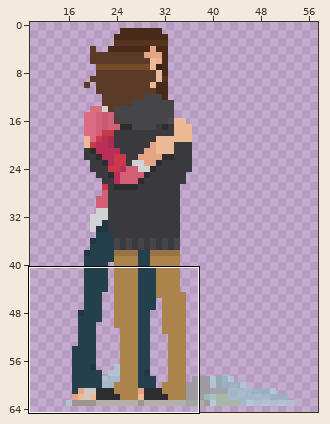
Two versions of one sprite sheet, Nat's stuff/MomHugStill.png. Above, an overview of the earlier version with the close-up marked.
Close-up. Before the commit:
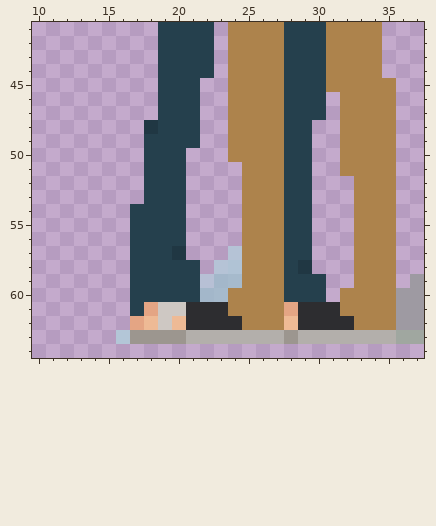
The file is 65x65 pixels. Colours within 5 levels of each other are drawn and written as one. Shown: x 10..37, y 41..64. The wide view leaves out empty margins.
New version:
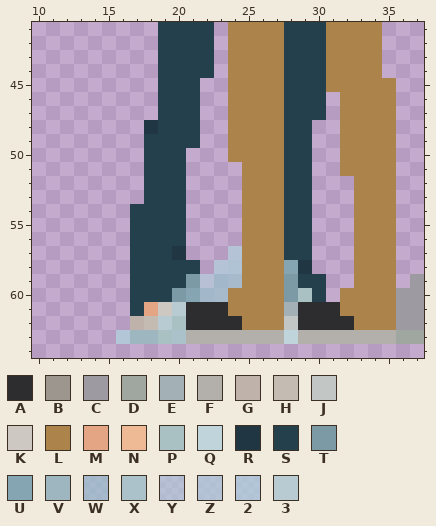
Palette (. is transparent): A #2d2d30  B #9c968f  C #9e9aa2  D #a0a7a0  E #a3b1b6  F #b3afab  G #bfb2aa  H #c4bcb2  J #c2c7c5  K #cec8c3  L #ad834c  M #e4a584  N #eeba95  P #aac1c4  Q #bfd4db  R #203743  S #25404d  T #7c99a6  U #86a5b3  V #9eb6c0  W #9ebecccc  X #abc2cb  Y #afcddaa1  Z #afcddab9  2 #afcddacc  3 #b8cbd3
What changed:
The edit turns colour K into colour 3 in row 61 at x 20; in row 62 at x 19.
The edit turns colour M into colour E in row 61 at x 28.
The edit turns colour M into colour G in row 62 at x 17.
The edit turns colour N into colour H in row 62 at x 18.
The edit turns colour N into colour J in row 62 at x 28.
The edit turns colour B into colour P in row 63 at x 19.
The edit turns colour N into colour P in row 62 at x 20.
The edit turns colour S into colour P in row 60 at x 29.
The edit turns colour B into colour Q in row 63 at x 28.
The edit turns colour S into colour T in row 59 at x 21 and 28; in row 60 at x 20 and 28.
The edit turns colour S into colour U in row 58 at x 28; in row 60 at x 21.
The edit turns colour B into colour V in row 63 at x 17 to 18.
The edit turns colour B into colour X in row 63 at x 20.
